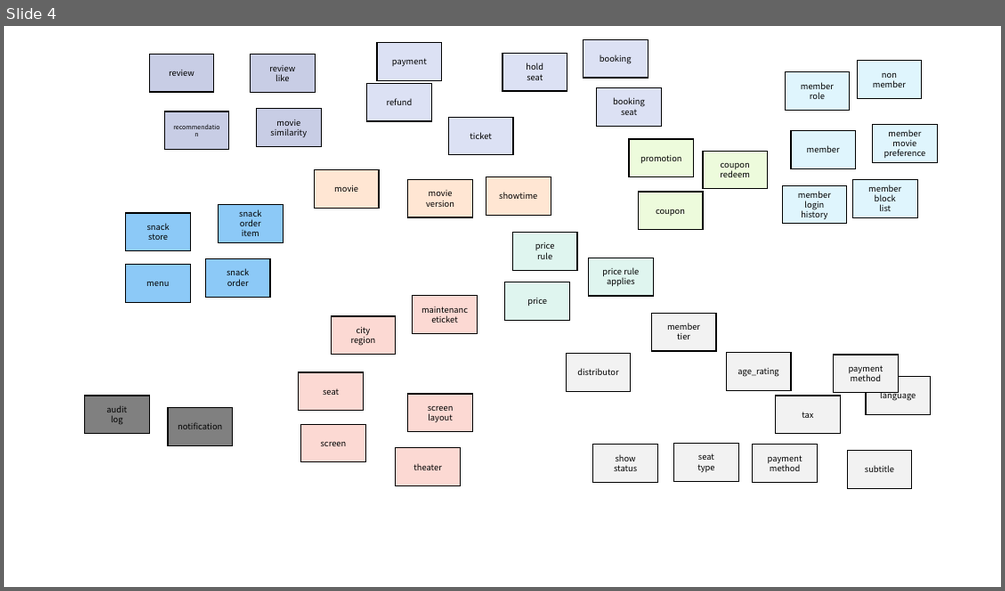
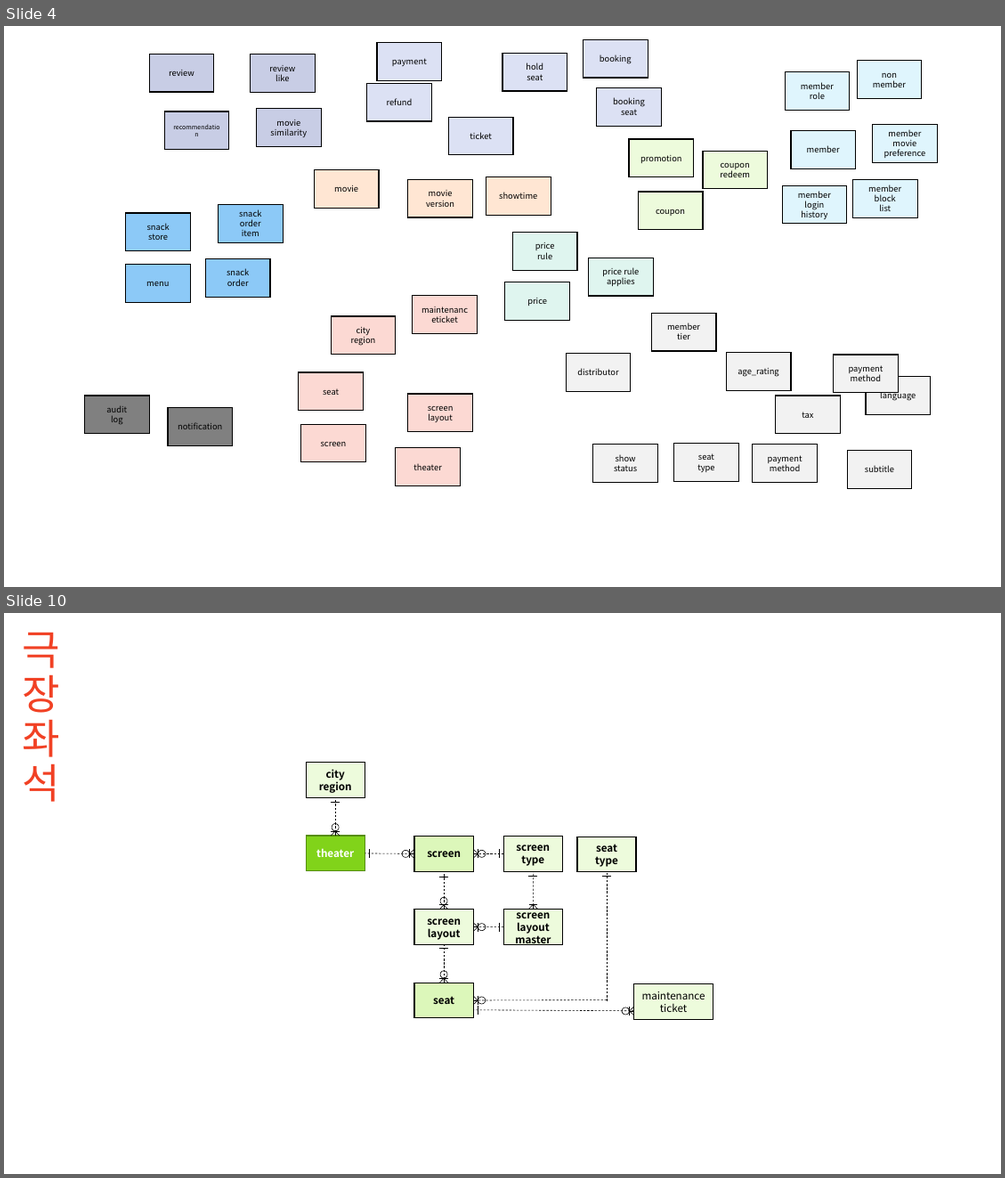
Before and after one commit to 02hyun7/Database_05-_03-, a slide deck: notebook_ty/erd_template.pptx. Shown one above the other, each under a label of ours: slide 4 before the commit, slides 4 and 10 after it; the slides between them are not shown. The pictures are 1005x591 and 1005x1178 pixels, drawn with LibreOffice and Linux fonts; fonts in the diff are those of the drawing. Boxes give left, top, right and bottom in pixels: in the first picture for what was removed or moved away, otherwise in the second. Text is boxed around its words. In the diff, an @@ line names an element or a change of style, - is before the commit and + after.

```diff
--- a/notebook_ty/erd_template.pptx
+++ b/notebook_ty/erd_template.pptx
@@ slide 10 added at (4,613,1001,1174), background #FFFFFF @@
@@ title added at (23,632,61,802), 39.6 pt, text #F14124 @@
+극장좌석
@@ group added at (306,763,713,1019): 55 lines, 9 rectangles, 8 ellipses @@
+screen
+seat
+screen
+layout
+seat
+type
+theater
+city
+region
+maintenance
+ticket
+screen
+type
+screen
+layout
+master
```
Also in this commit, not shown: 1 slide changed, 12 other slides added, 15 other files.
